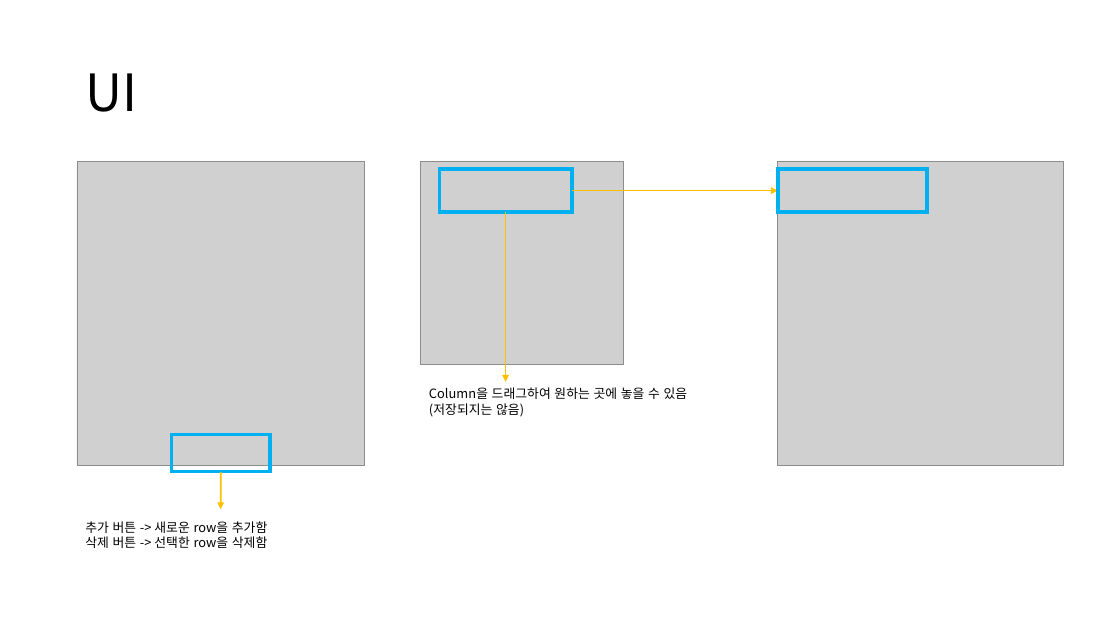
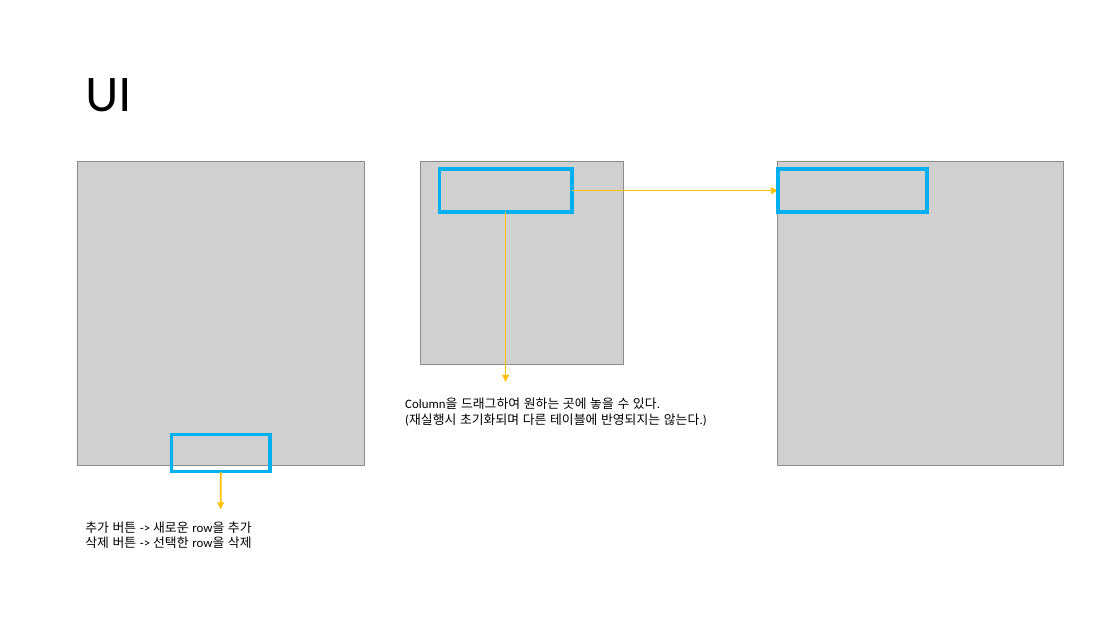
Before and after one commit to skyofsora/AutoSyncTableGUI, a slide deck: slide 6 of Java Portfolio.pptx. Drawn at 1120x630 pixels with LibreOffice and Linux fonts; fonts in the diff are those of the drawing; grey boxes stand for pictures. Boxes give left, top, right and bottom in pixels: in the first picture for what was removed or moved away, otherwise in the second. Text is boxed around its words. In the diff, an @@ line names an element or a change of style, - is before the commit and + after.

```diff
--- a/Java Portfolio.pptx
+++ b/Java Portfolio.pptx
@@ title "UI" at (x1=85, y1=78, x2=131, y2=112): font Noto Sans CJK KR to Calibri @@
@@ text at (x1=405, y1=397, x2=707, y2=426): text changed; font Noto Sans CJK KR to Calibri @@
-Column을 드래그하여 원하는 곳에 놓을 수 있음(저장되지는 않음)
+Column을 드래그하여 원하는 곳에 놓을 수 있다.
+(재실행시 초기화되며 다른 테이블에 반영되지는 않는다.)
@@ text at (x1=85, y1=521, x2=252, y2=548): text changed; font Noto Sans CJK KR to Calibri @@
-추가 버튼 -> 새로운 row을 추가함
-삭제 버튼 -> 선택한 row을 삭제함
+추가 버튼 -> 새로운 row을 추가
+삭제 버튼 -> 선택한 row을 삭제
```
Also in this commit, not shown: 7 other slides changed.
